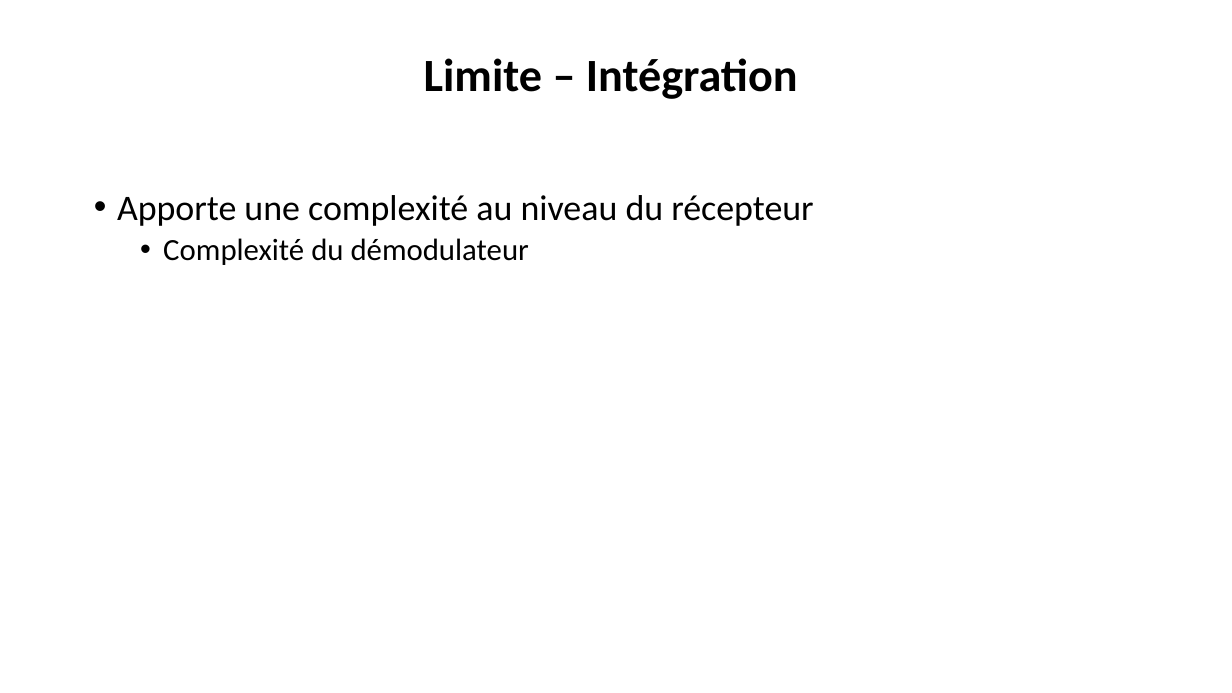
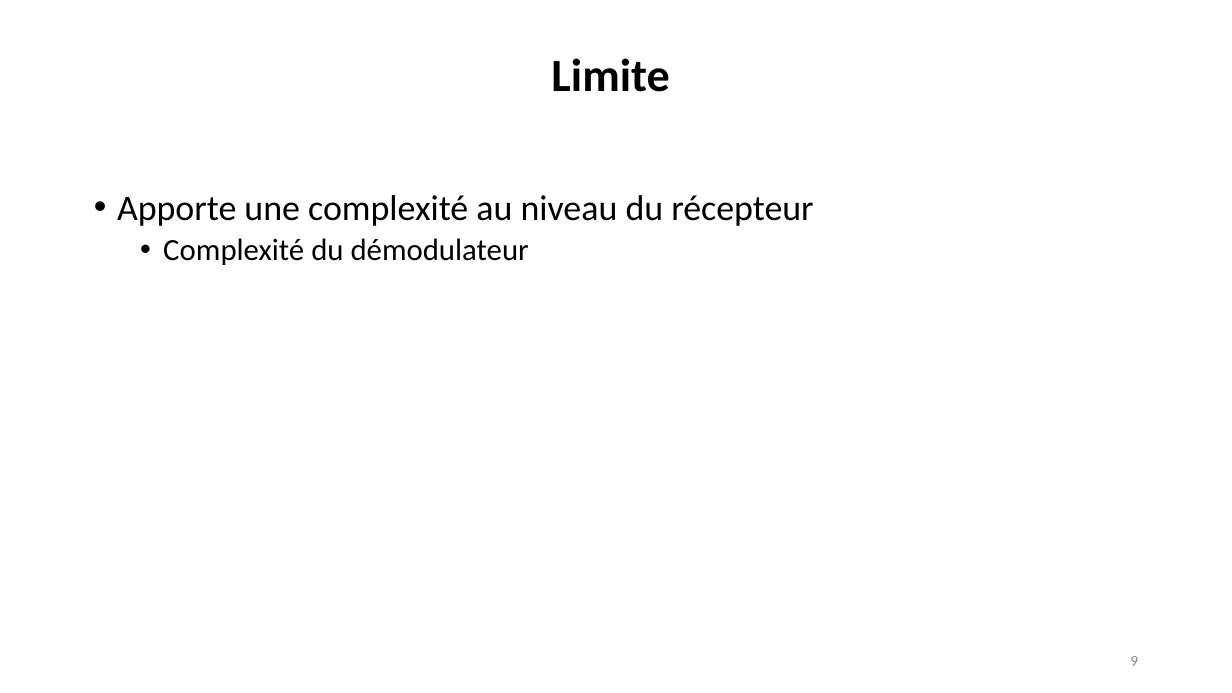
Before and after one commit to AKAKPO-Aschareel/MonMemoire, a slide deck: slide 9 of rotation_constellation.odp. Drawn at 1232x693 pixels with LibreOffice and Linux fonts; fonts in the diff are those of the drawing. Boxes give left, top, right and bottom in pixels: in the first picture for what was removed or moved away, otherwise in the second. Text is boxed around its words. In the diff, an @@ line names an element or a change of style, - is before the commit and + after.

```diff
--- a/rotation_constellation.odp
+++ b/rotation_constellation.odp
@@ title at [551,58,669,92]: text changed @@
-Limite – Intégration
+Limite
@@ page number added at [1130,656,1138,666], 12 pt, text #898989 @@
+9
```
Also in this commit, not shown: 7 other slides changed, 15 other files.
